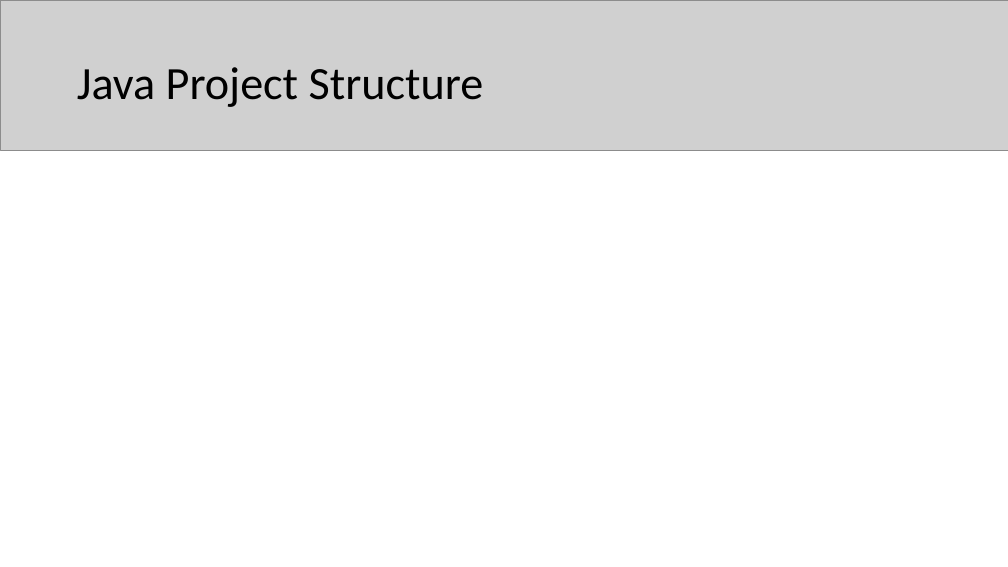
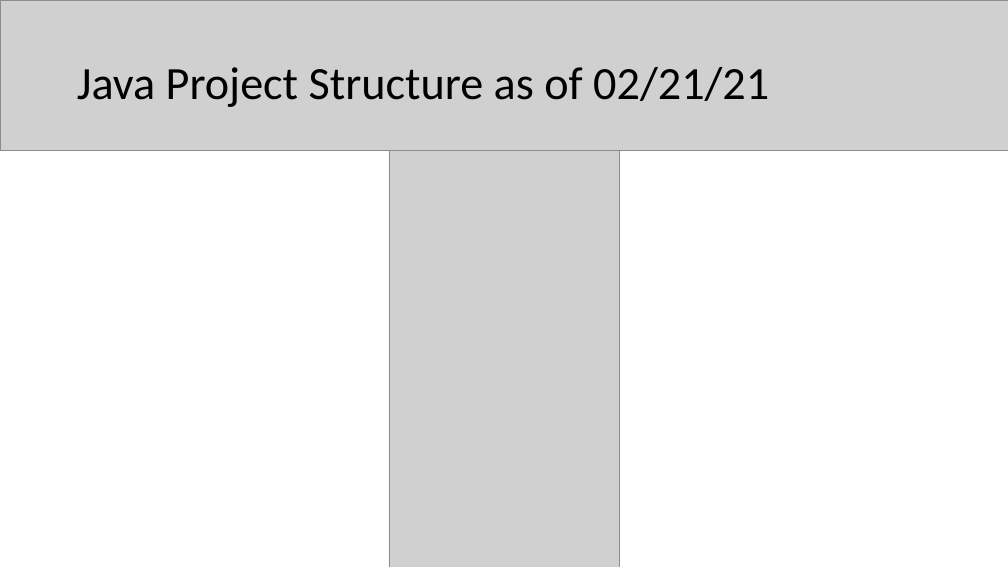
Before and after one commit to tslever/Tom_Levers_Public_Git_Repository, a slide deck: slide 35 of Ice_Cream_Server.pptx. Drawn at 1008x567 pixels with LibreOffice and Linux fonts; fonts in the diff are those of the drawing; grey boxes stand for pictures. Boxes give left, top, right and bottom in pixels: in the first picture for what was removed or moved away, otherwise in the second. Text is boxed around its words. In the diff, an @@ line names an element or a change of style, - is before the commit and + after.

```diff
--- a/Ice_Cream_Server.pptx
+++ b/Ice_Cream_Server.pptx
@@ title at (x1=77, y1=67, x2=769, y2=107): text changed @@
-Java Project Structure
+Java Project Structure as of 02/21/21
@@ picture added at (x1=389, y1=150, x2=619, y2=567) @@
```
